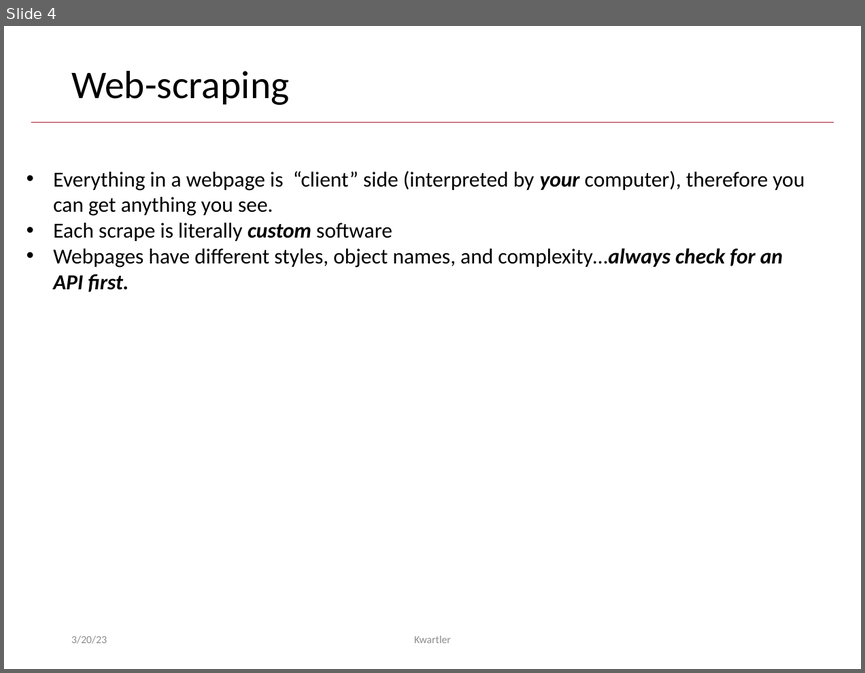
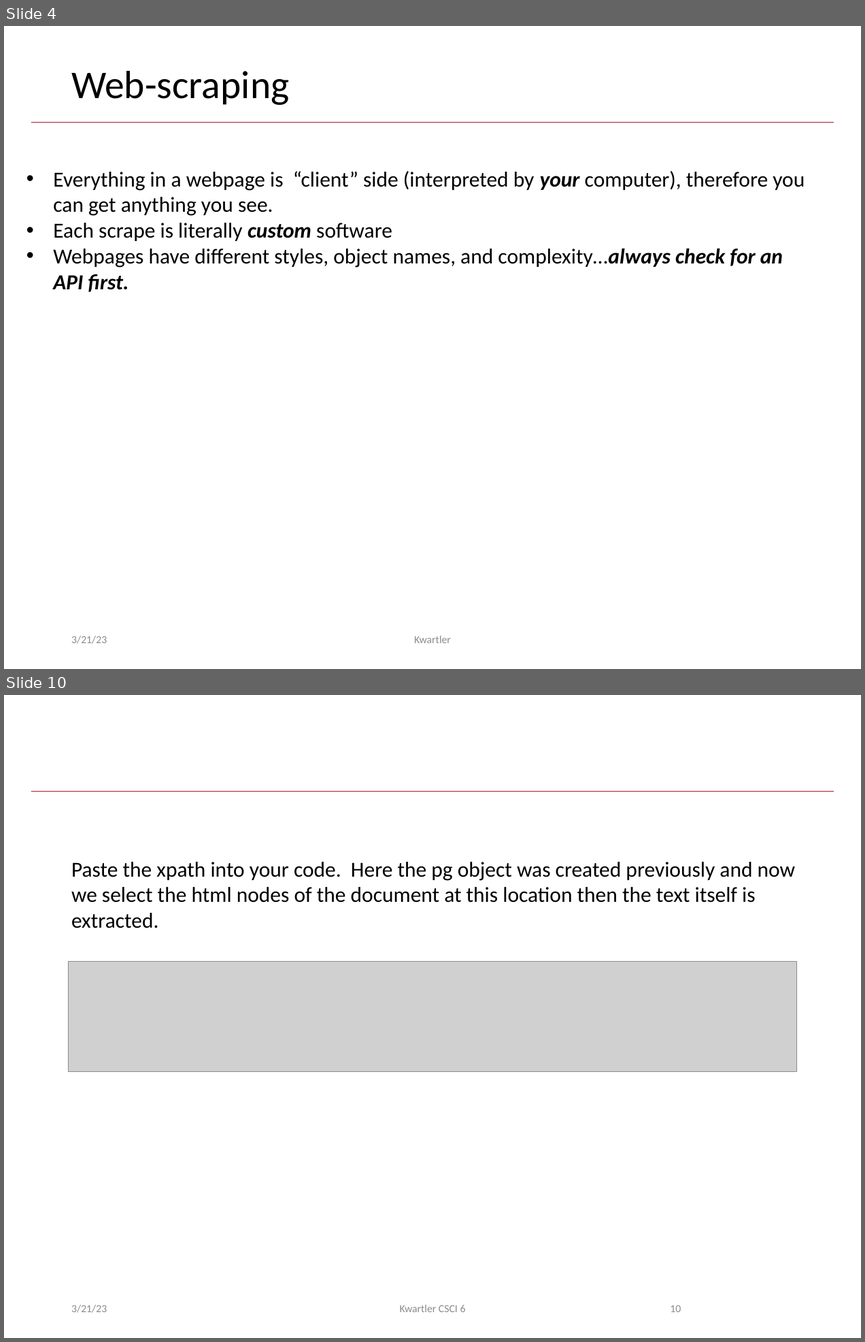
Before and after one commit to kwartler/Hult_Visualizing-Analyzing-Data-with-R, a slide deck: DD1/H_Mar21/C_webscraping.pptx. Shown one above the other, each under a label of ours: slide 4 before the commit, slides 4 and 10 after it; the slides between them are not shown. The pictures are 865x673 and 865x1342 pixels, drawn with LibreOffice and Linux fonts; fonts in the diff are those of the drawing; grey boxes stand for pictures. Boxes give left, top, right and bottom in pixels: in the first picture for what was removed or moved away, otherwise in the second. Text is boxed around its words. In the diff, an @@ line names an element or a change of style, - is before the commit and + after.

```diff
--- a/DD1/H_Mar21/C_webscraping.pptx
+++ b/DD1/H_Mar21/C_webscraping.pptx
@@ slide 10 added at (4,695,861,1338), background #FFFFFF; not listed: 1 template element that a slide beside it also shows @@
@@ text added at (71,862,796,928), 18 pt, text #000000 @@
+Paste the xpath into your code. Here the pg object was created previously and now we select the html nodes of the document at this location then the text itself is extracted.
@@ picture added at (68,962,797,1072) @@
@@ text added at (71,1304,107,1312), 9 pt, text #8C8C8C @@
+3/21/23
@@ text added at (400,1304,466,1312), 9 pt, text #8C8C8C @@
+Kwartler CSCI 6
@@ page number added at (670,1305,681,1312), 9 pt, text #8C8C8C @@
+10
@@ slide 4 changed as well @@
@@ text at (71,635,107,643): text changed @@
-3/20/23
+3/21/23
```
Also in this commit, not shown: 3 other slides changed, 10 other slides added, 2 slides removed, 5 other files.
